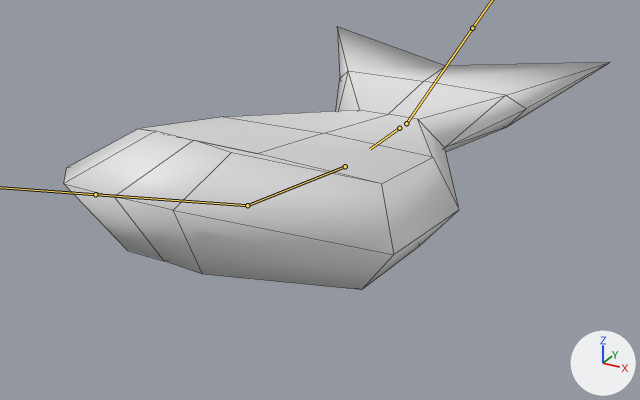
The FBX model Assets/_LukaszDev/Characters/Fish.fbx: old version first, new version second.
Both versions are drawn from a 50 mm camera at (0.179, -0.299, 0.174) aimed at (0.003, 0.022, 0.014). The axes (+X, +Y, +Z) are drawn at lower right. The lights are the same throughout. Both versions are drawn at frame 33 of the action 'Fish.Arm|Fish.IddleOnGround'; the numbers are the values there. The bones that bend it are drawn over the model as lines. Mesh edges are drawn as thin lines.

In view in the first picture: 'Fish.Mesh'.
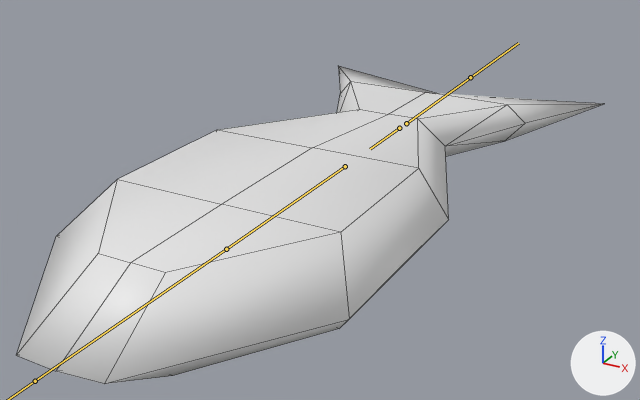
Commit message: Fish Animation Fixed

The change in detail:
Bone 'Bone.001' (bone_bone_001) turns from (-11, -2, -5) to (0, 0, 0) degrees about its own x, y and z.
Bone 'Bone.003' (bone_bone_003) turns from (-13, -3, -1) to (0, 0, 0) degrees about its own x, y and z.
Bone 'Bone.004' (bone_bone_004) turns from (-1, 0, -20) to (0, 0, 0) degrees about its own x, y and z.

Pixel boxes (x1, y1, x2, y2) of what changed, in the pictures (640 x 400 px):
'Fish.Mesh', posed (7% wider, 20% taller): before (64, 26, 610, 290); after (16, 66, 603, 384)
bone 'Bone.001', root to tip: before (345, 166) to (247, 205); after (345, 166) to (226, 249)
bone 'Bone.003', root to tip: before (247, 205) to (95, 194); after (226, 249) to (35, 381)
bone 'Bone.004', root to tip: before (406, 123) to (472, 28); after (406, 123) to (470, 77)
